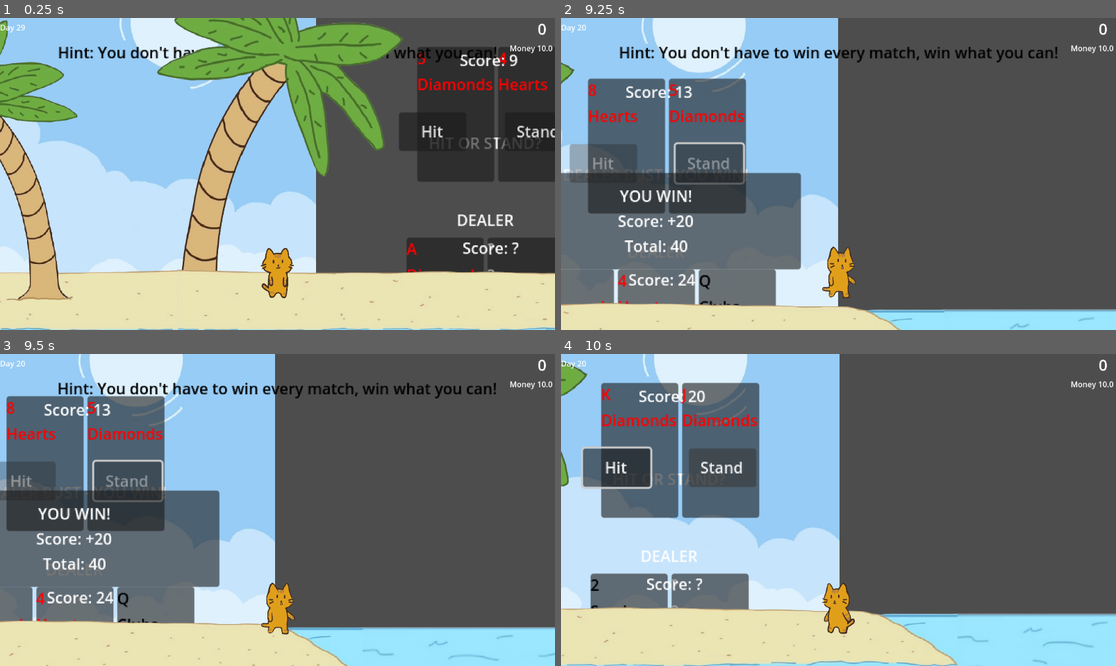
Above: before the commit, frames 1-4 (two rows, left to right).
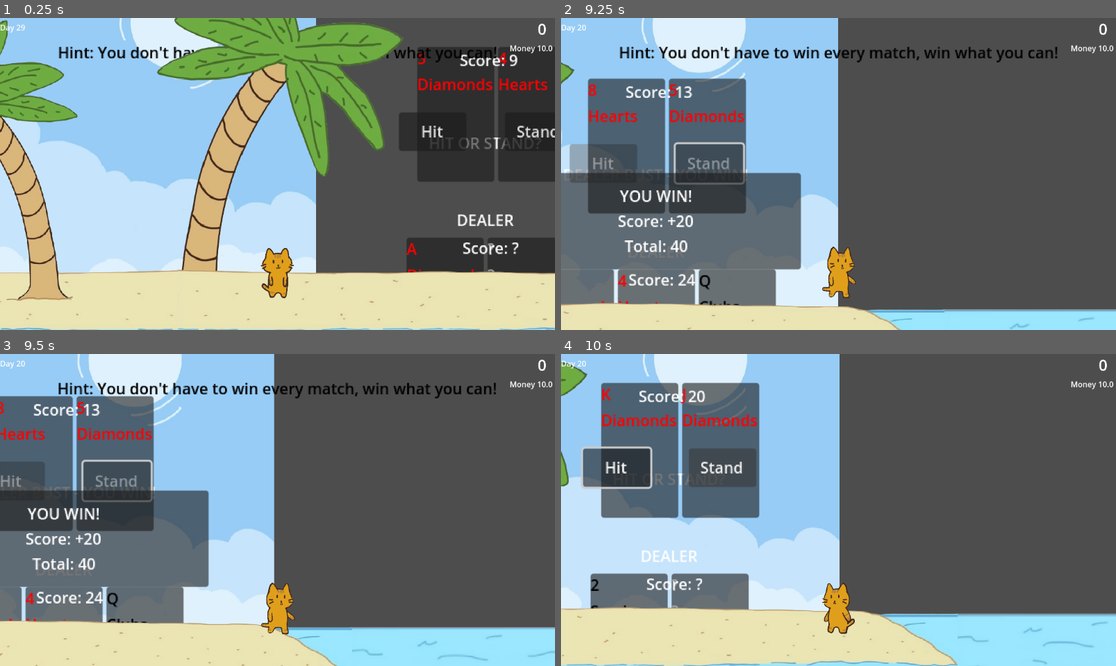
Above: after the commit, the same moments.

Repository: 3yaa/catfishing
Game: Godot game, scene res://scenes/game.tscn
The game is run twice, just before and just after one commit, with the same random seed, the same clock (stepped at 60 frames per second) and the same inputs.
Inputs:
- Up to frame 1 (0.25 s): no input
- Up to frame 2 (9.25 s): click "Hit" at 0.5 s; click "Stand" at 1.25 s; tap Enter (ui_accept) at 2, 2.27, 3.02, 4.52, 5.27, 6.02, 7.52, 8.27, 9.02 s; hold Right (ui_right) 2.03-3.53 s; tap F (fishing) every 2.25 s from 2.1 to 8.85 s; tap E (interact) at 2.85, 5.1, 7.35 s; hold Left (ui_left) 3.53-5.78 s; tap Space at 3.6, 5.85, 8.1 s; hold Right (ui_right) from 5.78 s (still down)
- Up to frame 3 (9.5 s): keep holding Right (ui_right)
- Up to frame 4 (10 s): release Right (ui_right) at 9.53 s; hold Left (ui_left) from 9.53 s (still down); tap E (interact) at 9.6 s

Frames 1-2 are identical in both runs. In frame 3, 7.2% of the frame differs, in the area x 0-100%, y 0-100%; in frame 4, less than 0.1%.

Commit message:
fix scenes placement

Diff:
--- a/scenes/game.tscn
+++ b/scenes/game.tscn
@@ -185,7 +185,7 @@
 script = ExtResource("7_u5sy4")
 
 [node name="OceanArea" parent="." instance=ExtResource("9_dinhu")]
-position = Vector2(573, 467)
+position = Vector2(596, 451)
 scale = Vector2(1.5, 1.5)
 
 [node name="FishLogic" type="Node2D" parent="."]
@@ -273,7 +273,7 @@
 region_rect = Rect2(33.969208, 0, 436.61765, 500)
 
 [node name="CollisionShape2D" type="CollisionShape2D" parent="sea"]
-position = Vector2(1130, 471)
+position = Vector2(1150, 458)
 shape = SubResource("RectangleShape2D_pl11u")
 
 [node name="Sprite2D" type="Sprite2D" parent="."]
Not shown: 1 places in scenes/game.tscn that only renumber resources
